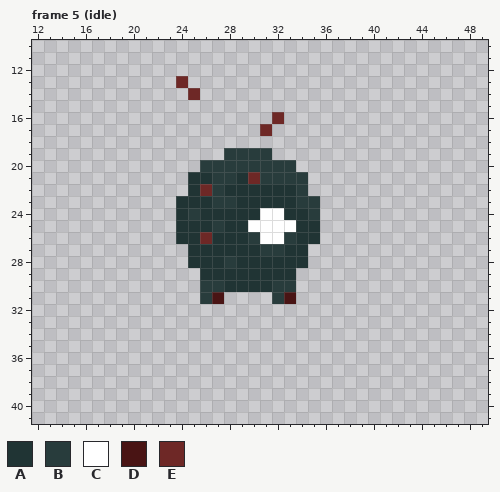
File history of a pixel-art file, Assets/Sprites/Eye ball Monster/EyeBall Monster.aseprite. Above, as it was before the edit.
128x48 pixels, 63 frames. Pixels under 10% opacity are left out. Shown: frame 5 (idle): x 12..49, y 10..41. The commit also changed other frames, which this record leaves out.
Visible layers, top first: "Layer 3", "Layer 4", "Layer 1".
Palette (. is transparent): A #203434  B #283c3c  C #ffffff  D #491414  E #6e2826
Pixels before, frame 5 (idle), first column x 24:
13 E...........
14 .E..........
15 ............
16 ........E...
17 .......E....
18 ............
19 ....BBBB....
20 ..BBBBBBBB..
21 .AABBAEBBBB.
22 .AEBAAAAAAB.
23 AAABBAAAAABB
24 ABAAAAACCAAB
25 AAABAACCCCAA
26 AAEAAABCCBAA
27 .AAAAAABBAA.
28 .AAABAAAAAA.
29 ..AAAAAAAA..
30 ..BBAAAABB..
31 ..BD....BD..
The result:
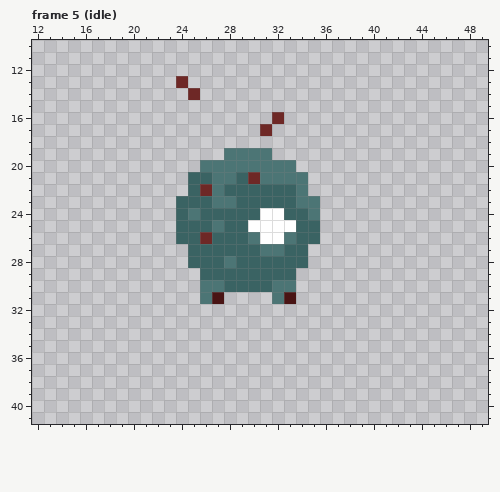
Diff:
colour A: #203434 -> #3a6363
colour B: #283c3c -> #4c7575
